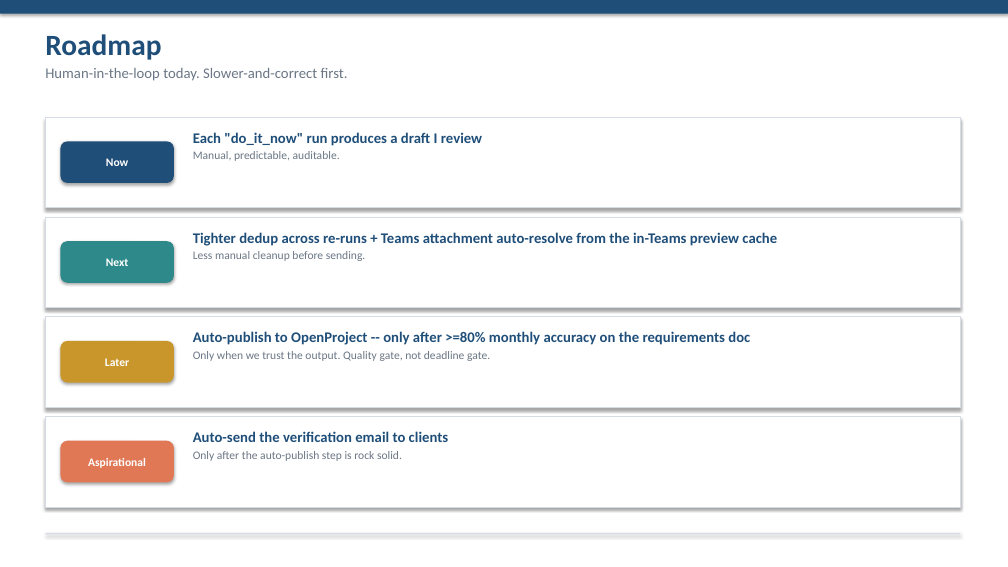
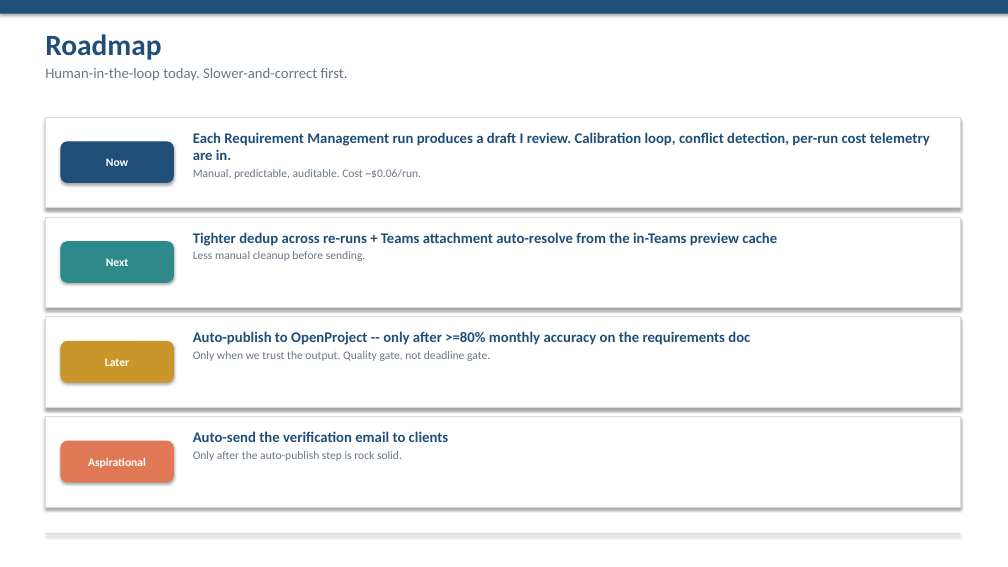
Before and after one commit to napco-labs/napco-nucleus, a slide deck: slide 11 of docs/NAPCO-Nucleus-Requirement-Management.pptx. Drawn at 1008x567 pixels with LibreOffice and Linux fonts; fonts in the diff are those of the drawing. Boxes give left, top, right and bottom in pixels: in the first picture for what was removed or moved away, otherwise in the second. Text is boxed around its words. In the diff, an @@ line names an element or a change of style, - is before the commit and + after.

```diff
--- a/docs/NAPCO-Nucleus-Requirement-Management.pptx
+++ b/docs/NAPCO-Nucleus-Requirement-Management.pptx
@@ text at <box>193,132,930,179</box>: text changed @@
-Each "do_it_now" run produces a draft I review
-Manual, predictable, auditable.
+Each Requirement Management run produces a draft I review. Calibration loop, conflict detection, per-run cost telemetry are in.
+Manual, predictable, auditable. Cost ~$0.06/run.
```
Also in this commit, not shown: 2 other slides changed, 10 other files.
